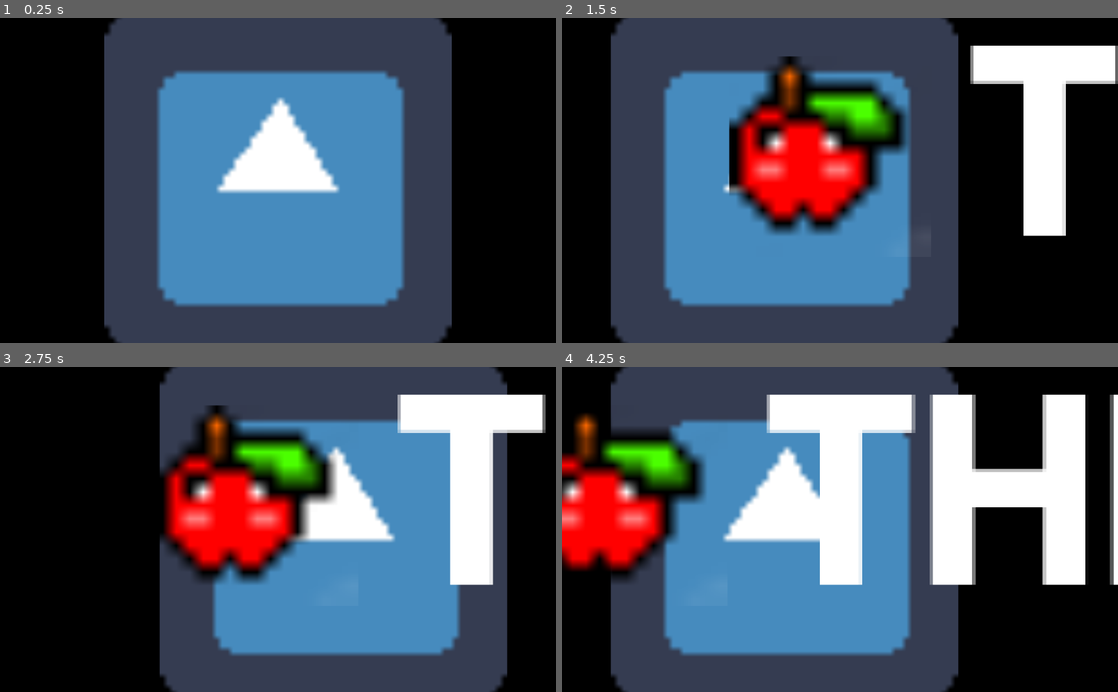
Above: before the commit, frames 1-4 (two rows, left to right).
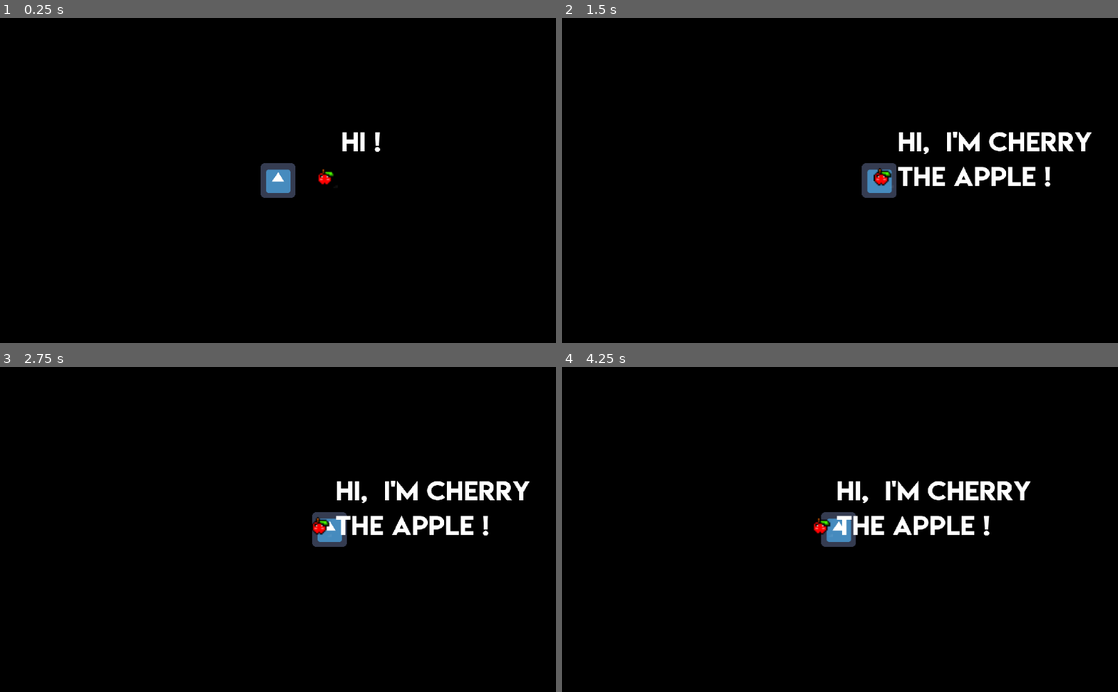
Above: after the commit, the same moments.

Repository: Alkouille/Evolve
Game: Godot game, scene res://Scene/Map.tscn
Same seed, same stepped clock (60 frames per second), same inputs: the game is played once before the commit and once after it. The engine's default icon, where the game draws it, is replaced by a stand-in: a white triangle on a blue panel in a dark square.
Inputs:
- Up to frame 1 (0.25 s): no input
- Up to frame 2 (1.5 s): tap Enter at 0.5 s; hold D (WalkRight) 0.53-1.28 s; hold Q (WalkLeft) from 1.28 s (still down)
- Up to frame 3 (2.75 s): release Q (WalkLeft) at 2.03 s; hold D (WalkRight) from 2.03 s (still down)
- Up to frame 4 (4.25 s): release D (WalkRight) at 3.53 s; hold Q (WalkLeft) from 3.53 s (still down)

The runs differ from the first frame. In frame 1, 62% of the frame differs, in the area x 18-82%, y 0-100%; in frame 2, 68%; in frame 3, 61%; in frame 4, 73%, in the area x 0-100%, y 0-100%.

Commit message:
Edit Player Scene

Diff:
--- a/Scene/Player.tscn
+++ b/Scene/Player.tscn
@@ -8,7 +8,7 @@
 custom_solver_bias = 0.0
 extents = Vector2( 31.9148, 29.0188 )
 
-[node name="Player" type="KinematicBody2D" index="0" groups=[
+[node name="Player" type="KinematicBody2D" groups=[
 "player",
 ]]
 
@@ -27,7 +27,7 @@
 anchor_mode = 1
 rotating = false
 current = true
-zoom = Vector2( 0.1, 0.1 )
+zoom = Vector2( 1, 1 )
 limit_left = -10000000
 limit_top = -10000000
 limit_right = 10000000
